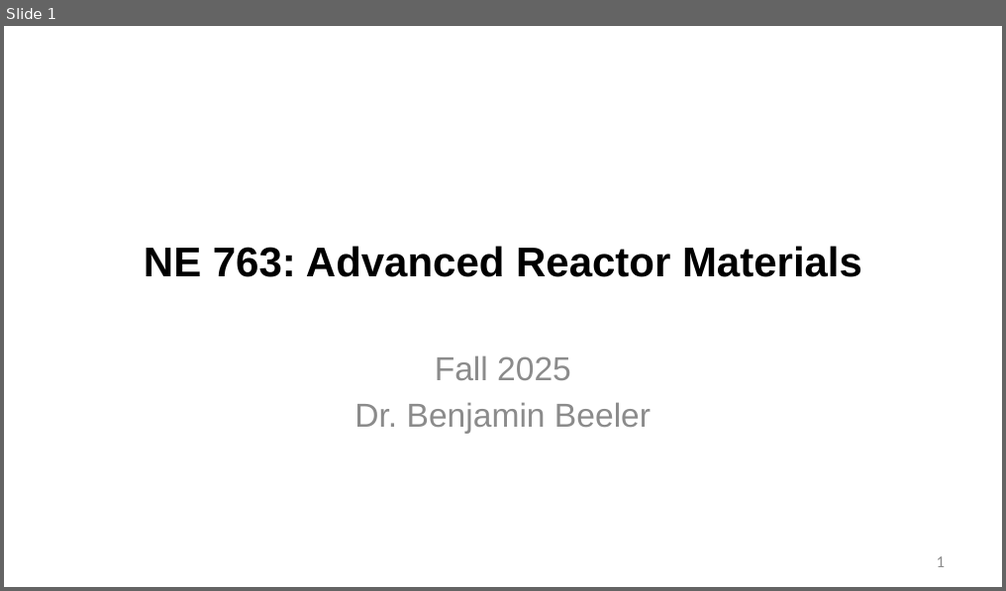
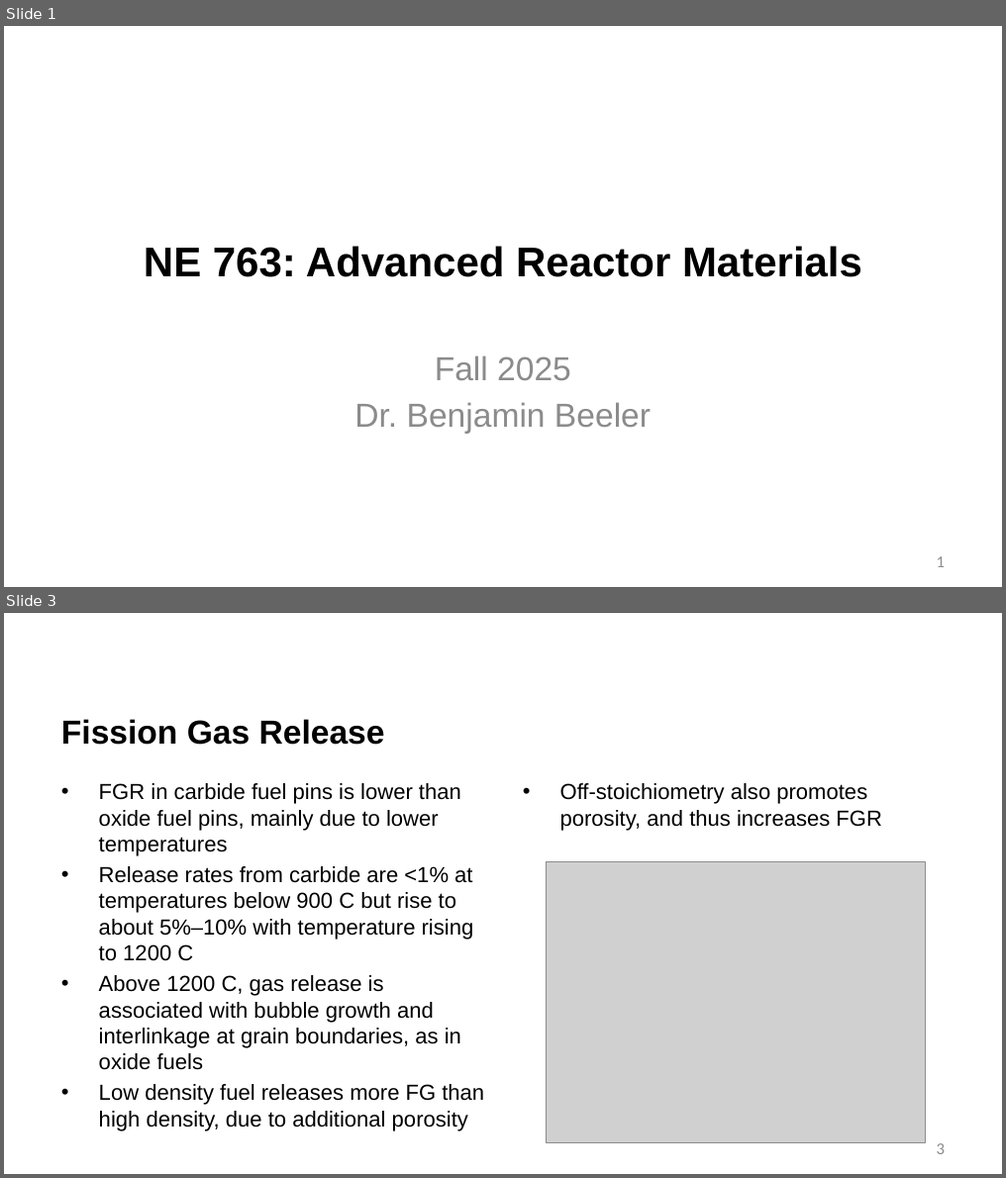
Before and after one commit to benbeeler/TEACHING, a slide deck: Advanced Reactor Materials/Fall2025/Lec16_carbide_nitride.pptx. Shown one above the other, each under a label of ours: slide 1 before the commit, slides 1 and 3 after it; the slides between them are not shown. The pictures are 1006x591 and 1006x1178 pixels, drawn with LibreOffice and Linux fonts; fonts in the diff are those of the drawing; grey boxes stand for pictures; background and template pictures are left out. Boxes give left, top, right and bottom in pixels: in the first picture for what was removed or moved away, otherwise in the second. Text is boxed around its words. In the diff, an @@ line names an element or a change of style, - is before the commit and + after.

```diff
--- a/Advanced Reactor Materials/Fall2025/Lec16_carbide_nitride.pptx
+++ b/Advanced Reactor Materials/Fall2025/Lec16_carbide_nitride.pptx
@@ slide 3 added at [4, 613, 1002, 1174], background #FFFFFF @@
@@ title added at [61, 719, 385, 745], 32 pt, text #000000, bold @@
+Fission Gas Release
@@ text added at [99, 783, 484, 1128], 21 pt, text #000000 @@
+• FGR in carbide fuel pins is lower than oxide fuel pins, mainly due to lower temperatures
+• Release rates from carbide are <1% at temperatures below 900 C but rise to about 5%–10% with temperature rising to 1200 C
+• Above 1200 C, gas release is associated with bubble growth and interlinkage at grain boundaries, as in oxide fuels
+• Low density fuel releases more FG than high density, due to additional porosity
@@ text added at [560, 783, 882, 831], 21 pt, text #000000 @@
+• Off-stoichiometry also promotes porosity, and thus increases FGR
@@ picture added at [546, 861, 927, 1143] @@
@@ page number added at [937, 1144, 944, 1155], 16 pt, text #8C8C8C @@
+3
```
Also in this commit, not shown: 2 slides changed, 18 other slides added, 7 slides removed, 15 other files.
